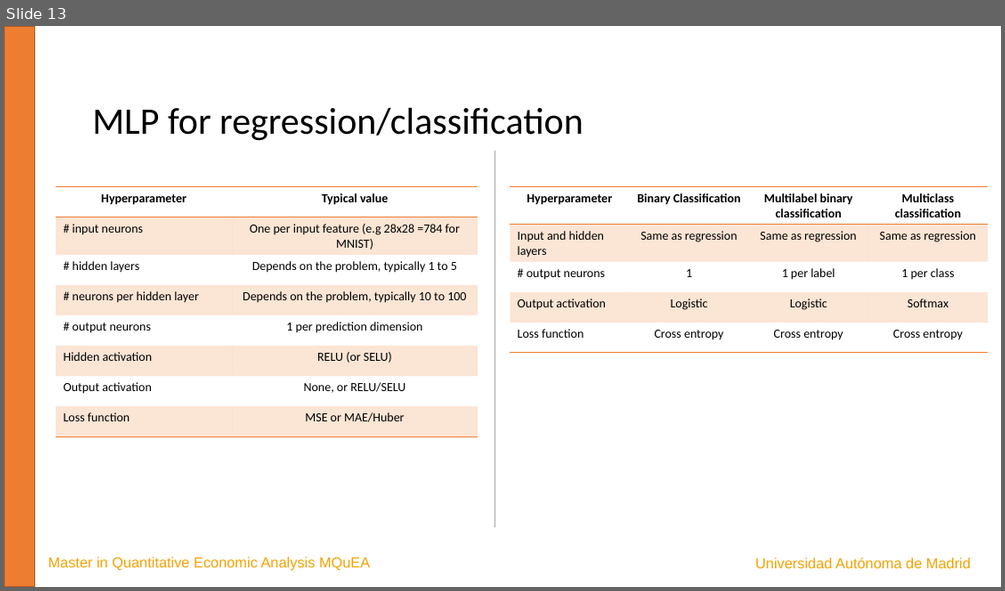
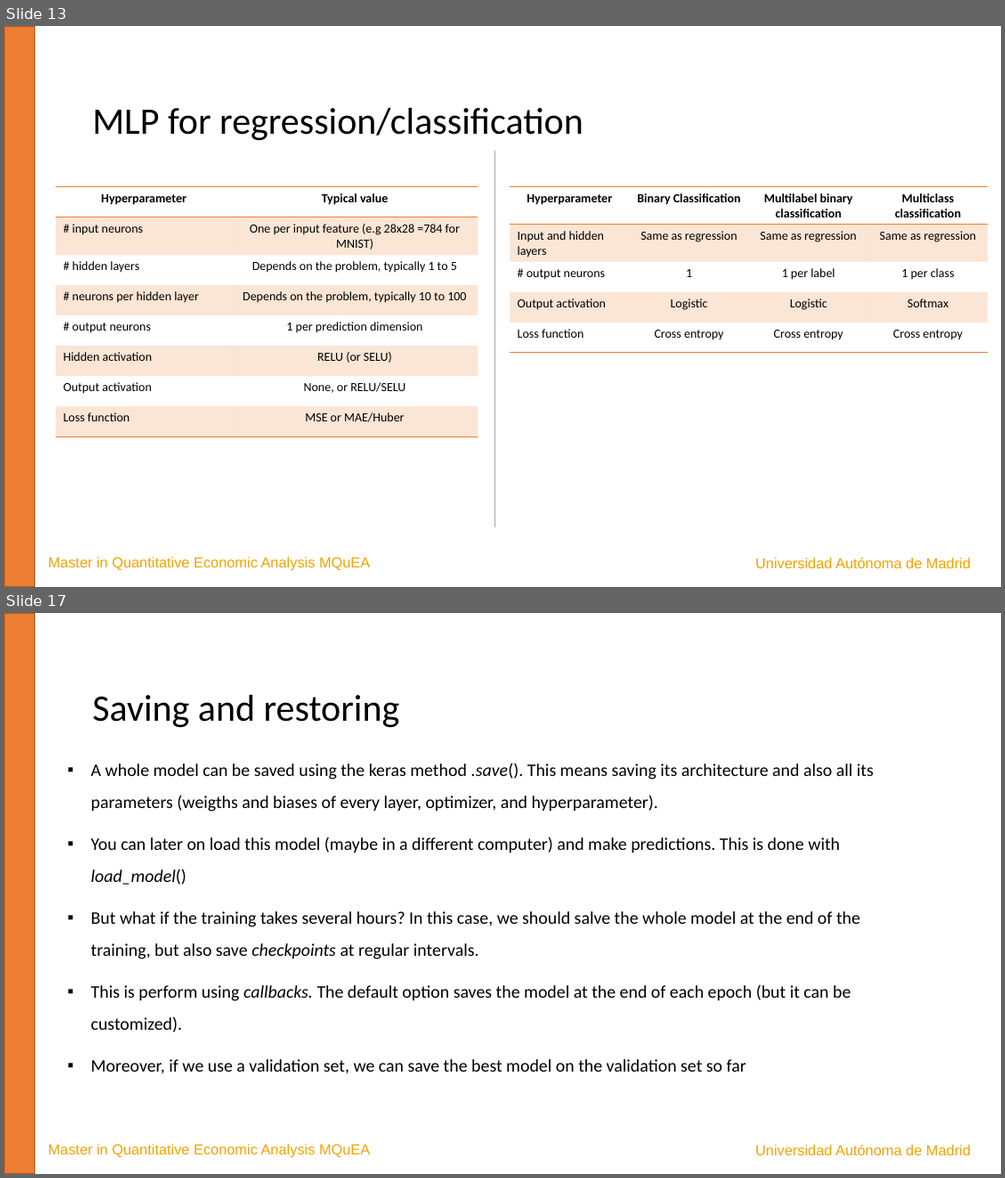
Before and after one commit to JavierBas/IMLEF-MQuEA, a slide deck: Course content/Slides/Topic 6 - Artificial Neural Networks.pptx. Shown one above the other, each under a label of ours: slide 13 before the commit, slides 13 and 17 after it; the slides between them are not shown. The pictures are 1005x591 and 1005x1178 pixels, drawn with LibreOffice and Linux fonts; fonts in the diff are those of the drawing. Boxes give left, top, right and bottom in pixels: in the first picture for what was removed or moved away, otherwise in the second. Text is boxed around its words. In the diff, an @@ line names an element or a change of style, - is before the commit and + after.

```diff
--- a/Course content/Slides/Topic 6 - Artificial Neural Networks.pptx
+++ b/Course content/Slides/Topic 6 - Artificial Neural Networks.pptx
@@ slide 17 added at (4, 613, 1001, 1174), background #FFFFFF @@
@@ rectangle added at (4, 613, 34, 1174), fill #ED7D31, outline #AF5C24 1 pt @@
@@ text added at (92, 695, 400, 728), 36 pt, text #000000 @@
+Saving and restoring
@@ text added at (91, 763, 874, 1074), 17 pt, text #000000 @@
+▪ A whole model can be saved using the keras method .save(). This means saving its architecture and also all its parameters (weigths and biases of every layer, optimizer, and hyperparameter).
+▪ You can later on load this model (maybe in a different computer) and make predictions. This is done with load_model()
+▪ But what if the training takes several hours? In this case, we should salve the whole model at the end of the training, but also save checkpoints at regular intervals.
+▪ This is perform using callbacks. The default option saves the model at the end of each epoch (but it can be customized).
+▪ Moreover, if we use a validation set, we can save the best model on the validation set so far
@@ text added at (48, 1143, 370, 1158), 14 pt, text #F4A200 @@
+Master in Quantitative Economic Analysis MQuEA
@@ text added at (755, 1144, 971, 1155), 14 pt, text #F4A200 @@
+Universidad Autónoma de Madrid
```
Also in this commit, not shown: 6 other slides added, 2 other files.
